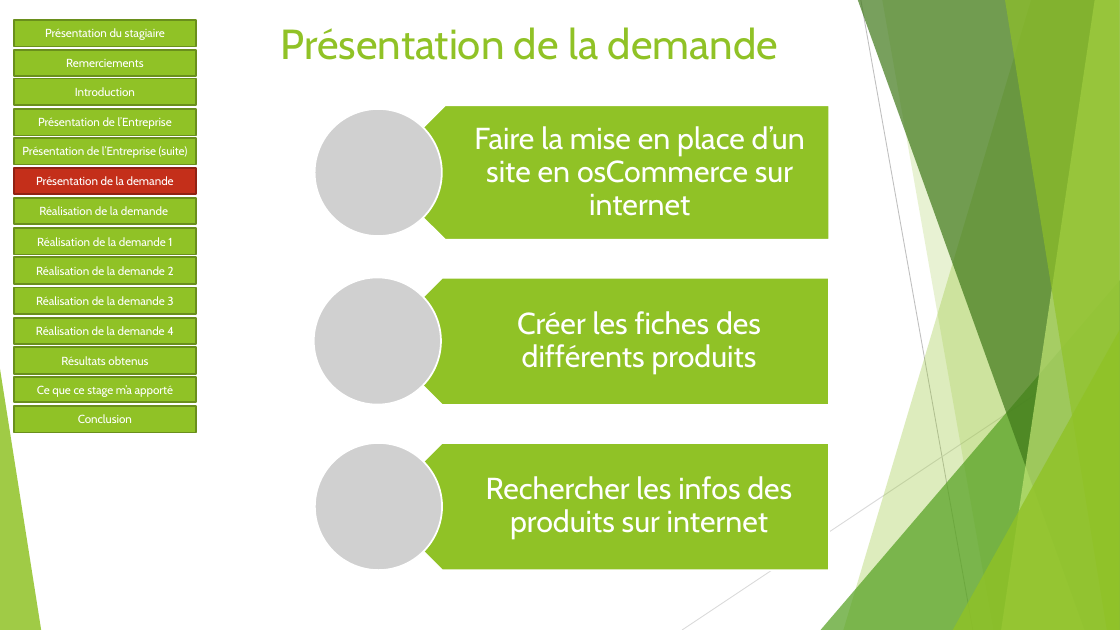
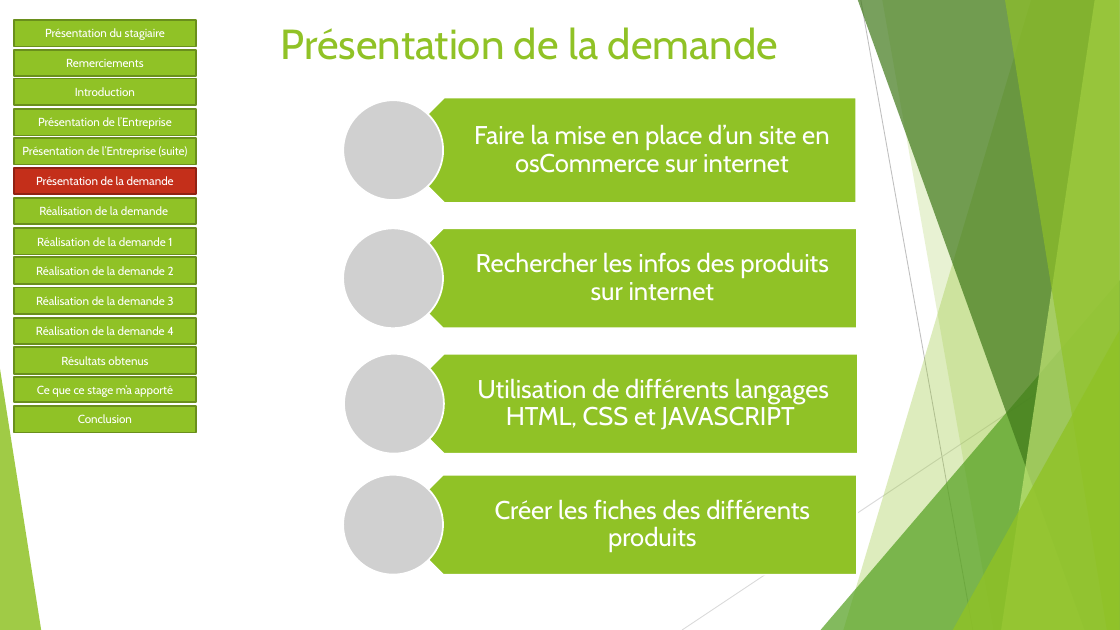
Before and after one commit to Sophie36/LASERSTORE, a slide deck: slide 8 of SOUTENANCE/Soutenance de stage.pptx. Drawn at 1120x630 pixels with LibreOffice and Linux fonts; fonts in the diff are those of the drawing; grey boxes stand for pictures. Boxes give left, top, right and bottom in pixels: in the first picture for what was removed or moved away, otherwise in the second. Text is boxed around its words. In the diff, an @@ line names an element or a change of style, - is before the commit and + after.

```diff
--- a/SOUTENANCE/Soutenance de stage.pptx
+++ b/SOUTENANCE/Soutenance de stage.pptx
@@ picture: place and size @@
-picture at [315, 109, 442, 236]
+picture at [344, 100, 444, 200]
@@ pentagon arrow: place and size @@
-pentagon arrow at [378, 105, 829, 239]
+pentagon arrow at [392, 97, 856, 203]
@@ size 26 to 22 pt; less space between paragraphs in 3 elements at [474, 124, 829, 173], [495, 499, 810, 552], [476, 252, 829, 301] @@
@@ text "Rechercher les infos des produits ...": place and size @@
-text "Rechercher les infos des produits ..." at [486, 476, 792, 539]
+text "Rechercher les infos des produits ..." at [476, 252, 829, 301]
@@ picture removed at [313, 277, 440, 404] @@
@@ picture: place and size @@
-picture at [315, 443, 442, 570]
+picture at [344, 354, 444, 454]
@@ pentagon arrow: place and size @@
-pentagon arrow at [379, 278, 829, 405]
+pentagon arrow at [394, 354, 858, 454]
@@ group added at [344, 229, 857, 575]: 2 pictures, 1 pentagon arrow, 1 text @@
+Utilisation de différents langages HTML, CSS et JAVASCRIPT
@@ pentagon arrow: place and size @@
-pentagon arrow at [379, 443, 829, 570]
+pentagon arrow at [393, 475, 857, 575]
@@ text "Créer les fiches des différents ...": place and size @@
-text "Créer les fiches des différents ..." at [517, 311, 761, 374]
+text "Créer les fiches des différents ..." at [495, 499, 810, 552]
```
Also in this commit, not shown: 2 other slides changed.
